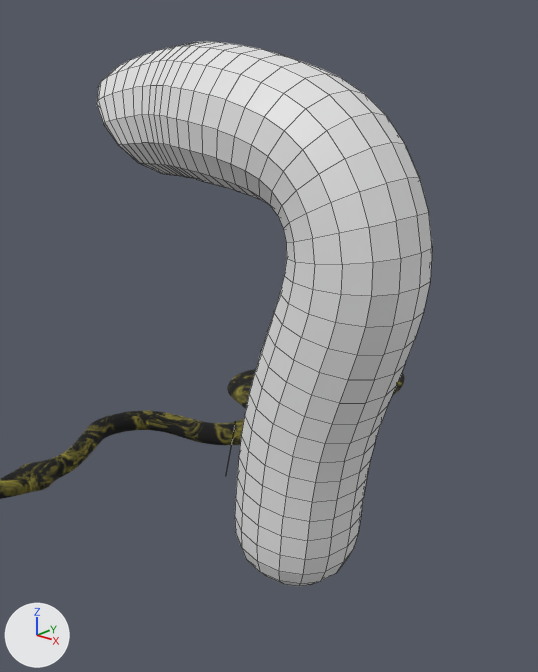
What one commit did to the Blender file Nursila/cobra.blend.
Camera for both pictures: a 50 mm camera at (4.29, -3.22, 3.26) aimed at (2.01, -0.56, 2.06). Arrows for +X, +Y and +Z are at lower left; the lights stay in place. Mesh edges are drawn as thin lines on the coarser meshes.

Before the edit, the objects in view are built like this:
```python
me_sphere_002 = bpy.data.meshes.new('Sphere.002')
me_sphere_002.from_pydata(...)  # 1542 vertices, 1503 faces; spans x -22.5..12.7, y -106.1..5.8, z -3.3..2.3
me_sphere_002.materials.append(mat_material_001)
me_vert = bpy.data.meshes.new('Vert')
me_vert.from_pydata(...)  # 11 vertices, 0 faces, 9 loose edges; spans x -0.51..0.49, y -0.02..0.05, z -0.16..1.53
ob_sphere = bpy.data.objects.new('Sphere', me_sphere_002)
ob_sphere.location = (-11.273, 5.261, -6.305)
ob_sphere.rotation_euler = (0.0, 0.0, -3.247)  # degrees (0, 0, -186)
ob_sphere.scale = (0.132, 0.132, 0.099)
_m = ob_sphere.modifiers.new('Lattice', 'LATTICE')
_m = ob_sphere.modifiers.new('Subdivision', 'SUBSURF')
ob_vert = bpy.data.objects.new('Vert', me_vert)
ob_vert.location = (1.933, -0.566, 1.008)
ob_vert.scale = (1.38, 1.38, 1.38)
_m = ob_vert.modifiers.new('Skin', 'SKIN')
_m = ob_vert.modifiers.new('Subdivision', 'SUBSURF')
_m.levels = 2
```
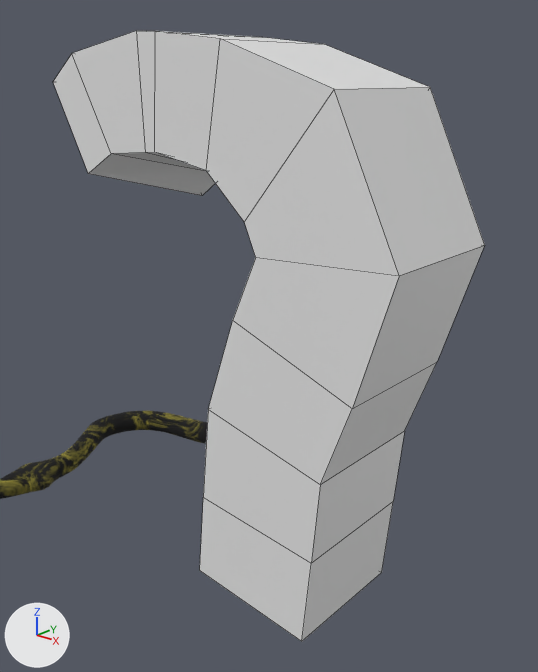
The change in detail:
me_vert is used by ob_vert; location (1.933, -0.566, 1.008); scale (1.38, 1.38, 1.38).
me_vert had 11 vertices, 0 faces, 9 loose edges and spanned x -0.51..0.49, y -0.02..0.05, z -0.16..1.53.
me_vert now has 46 vertices, 42 faces, 1 loose edge and spans x -0.73..0.74, y -0.27..0.23, z -0.19..1.78.
me_vert part 1: a new loose piece of 44 vertices spanning x -0.73..0.74, y -0.27..0.23, z -0.19..1.78.
Part 2, on me_vert:
10 vertices are removed from x -0.51..0.49, y -0.02..0.05, z -0.16..1.53.
9 loose edges are deleted.
1 vertex is added at (-0.14, 0.03, 0.37).
1 loose edge is added.
Object 'Vert' (ob_vert) loses its SKIN modifier named 'Skin'.
Object 'Vert' (ob_vert) loses its SUBSURF modifier named 'Subdivision'.
Modifier setting removed (it was levels = 2).

Location of each change, (x1, y1, x2, y2) in pixels of the pictures (538 x 672 px):
'Vert', reshaped, modifiers changed (29% wider, 12% taller)
    before: (97, 41, 432, 586)
    after: (53, 31, 485, 641)
part 1 of me_vert, added
    after: (53, 31, 485, 641)
